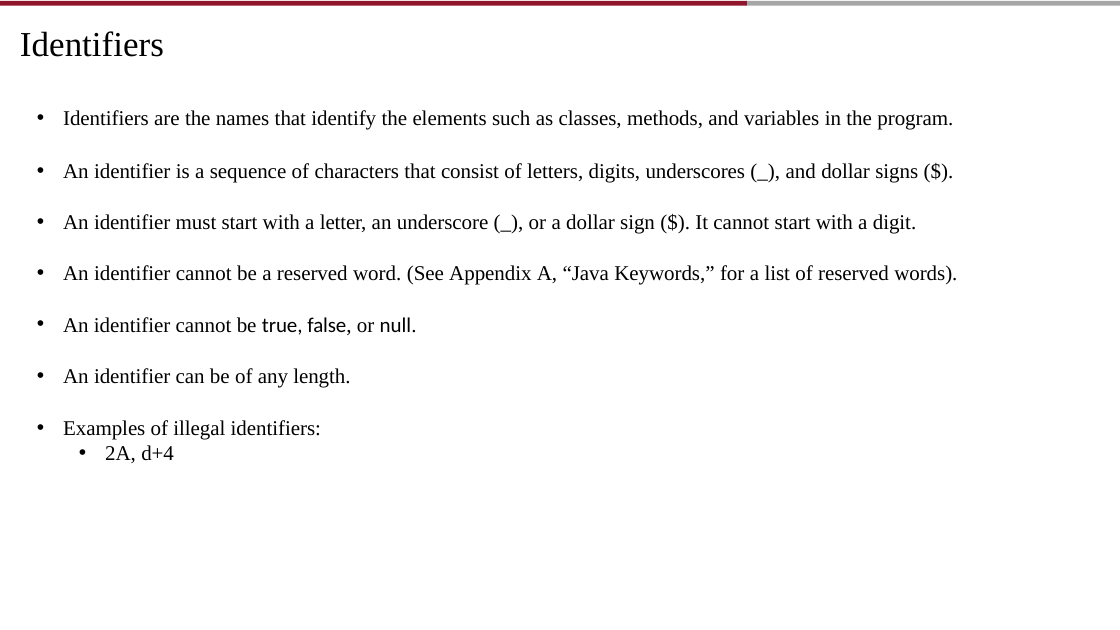
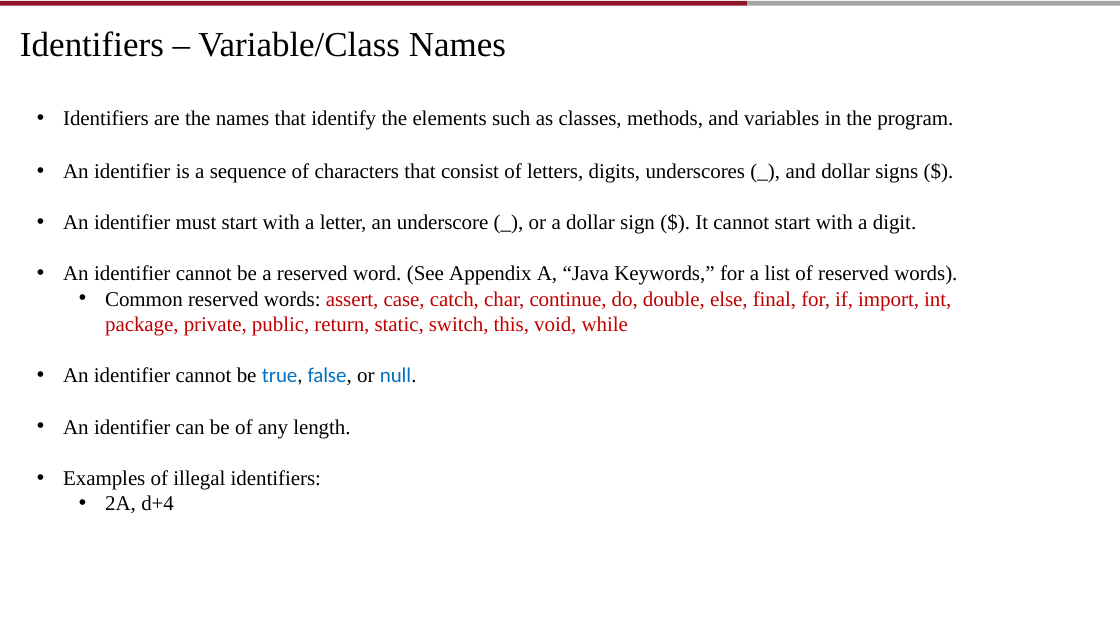
Before and after one commit to AughdonBreslin/CS501IntroToJava, a slide deck: slide 12 of Lectures/2_Elementary_Programming.pptx (slide 10 before the commit). Drawn at 1120x630 pixels with LibreOffice and Linux fonts; fonts in the diff are those of the drawing; background and template pictures are left out. Boxes give left, top, right and bottom in pixels: in the first picture for what was removed or moved away, otherwise in the second. Text is boxed around its words. In the diff, an @@ line names an element or a change of style, - is before the commit and + after.

```diff
--- a/Lectures/2_Elementary_Programming.pptx
+++ b/Lectures/2_Elementary_Programming.pptx
@@ title at <box>20,31,506,57</box>: text changed @@
-Identifiers
+Identifiers – Variable/Class Names
@@ text at <box>105,291,951,336</box>: paragraph added @@
+  • Common reserved words: assert, case, catch, char, continue, do, double, else, final, for, if, import, int, package, private, public, return, static, switch, this, void, while
@@ text at <box>63,367,417,385</box>: text colour #000000 to #0070C0 in "true, false, null." @@
```
Also in this commit, not shown: 21 other slides changed, 7 slides added, 2 slides removed, 6 other files.
